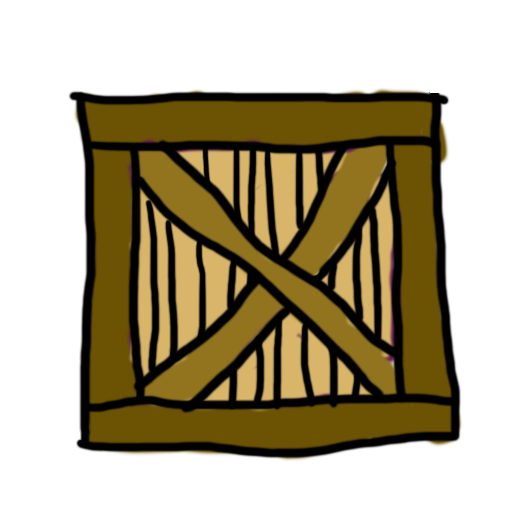
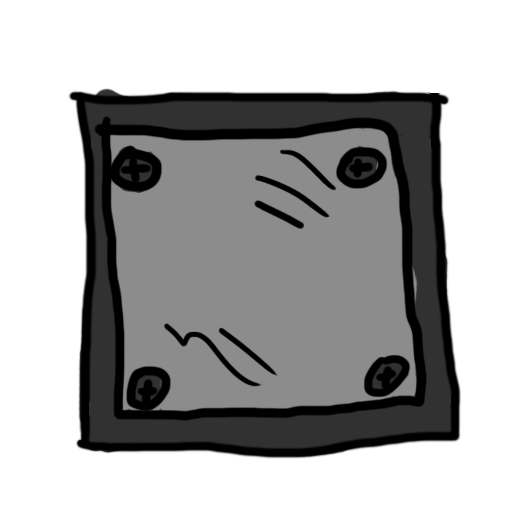
The second 512×512 image is a revision of the first. Changes to its layers:
added group "Group 1 copy" with 7 layers above "Group 1" over [left=73, top=87, right=463, bottom=462]
added layer "Layer 1" (1st of 2, in "Group 1 copy") in group "Group 1 copy" over [left=73, top=90, right=462, bottom=460]
added layer "Layer 7" in group "Group 1 copy" over [left=105, top=121, right=419, bottom=419]
added layer "Layer 6" in group "Group 1 copy" over [left=77, top=88, right=460, bottom=458]
moved "Layer 1" (2nd of 2, in "Group 1") into group "Group 1" over [left=73, top=90, right=462, bottom=460]
moved "Layer 5" (2nd of 2, in "Group 1") into group "Group 1" over [left=82, top=90, right=441, bottom=439]
moved "Layer 3" (2nd of 2, in "Group 1") into group "Group 1" over [left=126, top=139, right=404, bottom=407]
moved "Layer 2" (2nd of 2, in "Group 1") into group "Group 1" over [left=107, top=136, right=405, bottom=423]
moved "Layer 4" (2nd of 2, in "Group 1") into group "Group 1" over [left=73, top=87, right=463, bottom=462]
